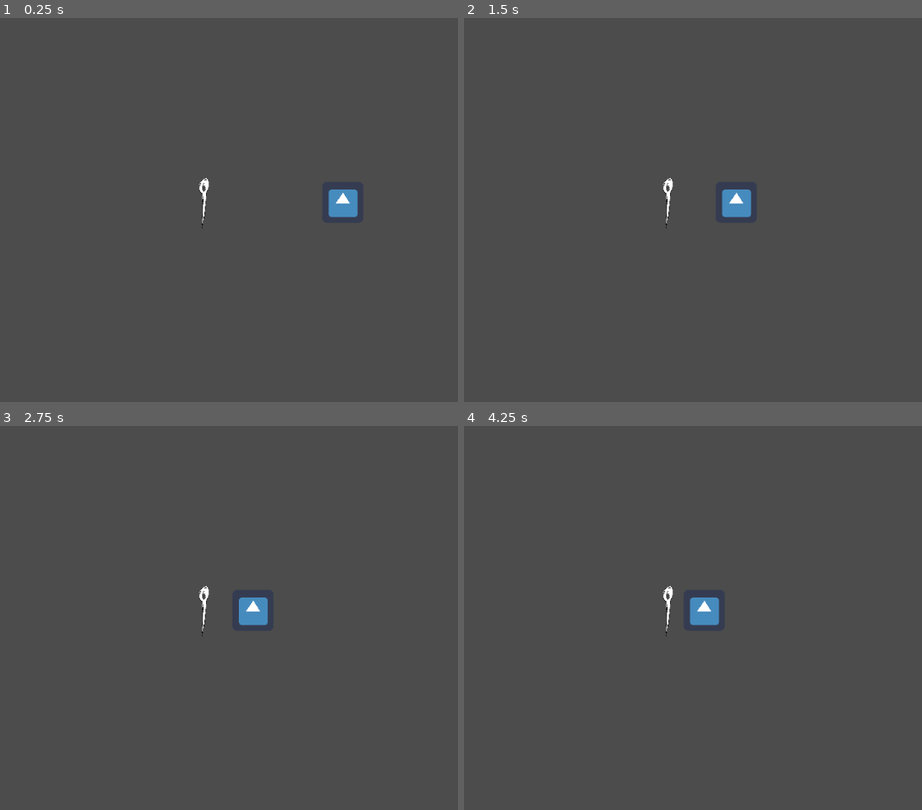
Above: before the commit, frames 1-4 (two rows, left to right).
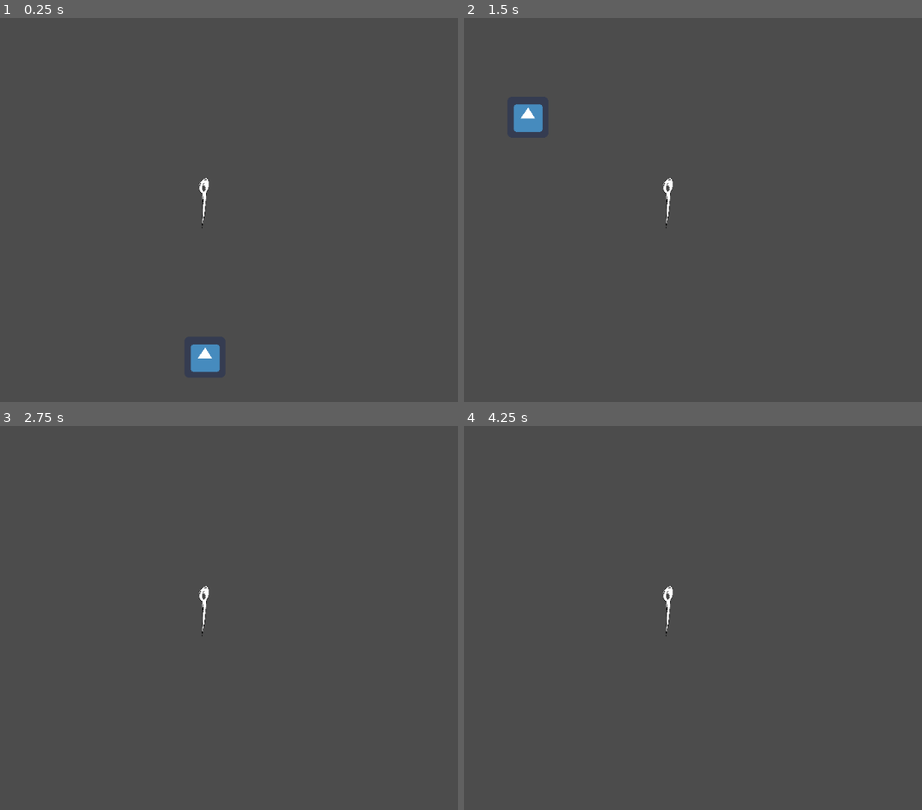
Above: after the commit, the same moments.

Repository: jhaydari72/DroptheBall1
Game: Godot game, scene res://World.tscn
Two runs of this game, one before a commit and one after it. Both use one fixed random seed, a clock stepped at 60 frames per second and the inputs below. The project has no main scene, so this scene is started directly. The engine's default icon, where the game draws it, is replaced by a stand-in: a white triangle on a blue panel in a dark square.
Inputs:
- Up to frame 1 (0.25 s): no input
- Up to frame 2 (1.5 s): hold Right (ui_right) 0.53-1.28 s; hold Left (ui_left) from 1.28 s (still down)
- Up to frame 3 (2.75 s): release Left (ui_left) at 2.03 s; hold Right (ui_right) from 2.03 s (still down)
- Up to frame 4 (4.25 s): release Right (ui_right) at 3.53 s; hold Left (ui_left) from 3.53 s (still down)

The runs differ from the first frame. In frame 1, 0.9% of the frame differs, in the area x 41-79%, y 44-93%; in frame 2, 0.9%; in frame 3, 0.5%; in frame 4, 0.5%.

Commit message:
Gravity added

Diff:
--- a/DroptheBall/Player/Player.gd
+++ b/DroptheBall/Player/Player.gd
@@ -1,7 +1,9 @@
 extends KinematicBody2D
 
 ###test
-export (int) var speed = 200
+export (int) var speed = 400
+
+const GRAVITY = 10000
 
 var velocity = Vector2()
 
@@ -15,4 +17,5 @@
 
 func _physics_process(delta):
 	get_input()
+	move_and_collide(Vector2(0, 5))
 	velocity = move_and_slide(velocity)
--- a/DroptheBall/World.tscn
+++ b/DroptheBall/World.tscn
@@ -10,4 +10,4 @@
 texture = ExtResource( 2 )
 
 [node name="Player" parent="." instance=ExtResource( 1 )]
-position = Vector2( 223, 70 )
+position = Vector2( 438, -247 )
